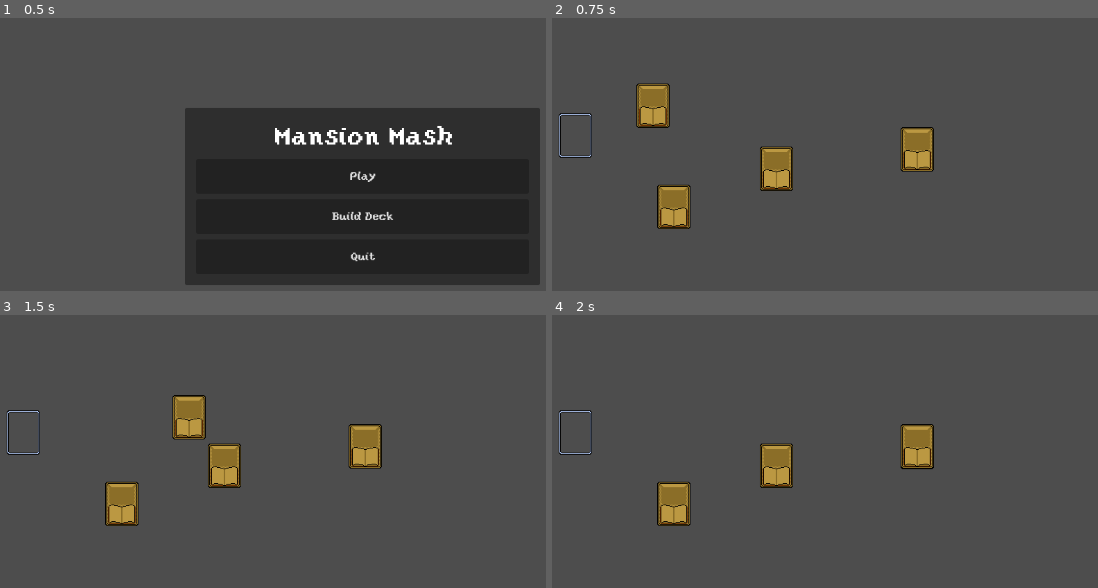
Above: before the commit, frames 1-4 (two rows, left to right).
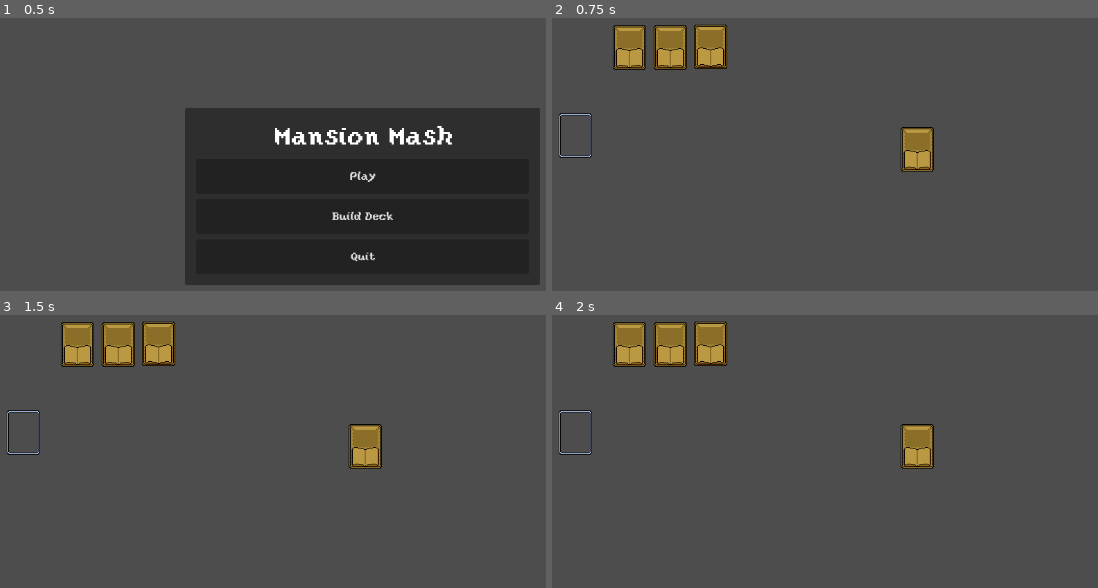
Above: after the commit, the same moments.

Repository: tharmoth/MansionMash
Game: Godot game, scene res://Scenes/Main.tscn
Same seed, same stepped clock (60 frames per second), same inputs: the game is played once before the commit and once after it.
Inputs (mouse positions are in pixels of both pictures, inside the frame that each line leads up to):
- Up to frame 1 (0.5 s): no input
- Up to frame 2 (0.75 s): click "Build Deck" at 0.5 s
- Up to frame 3 (1.5 s): tap Enter at 1.25 s; drag from (103, 402) to (365, 446) at 1.27 s
- Up to frame 4 (2 s): no input

Frame 1 is identical in both runs. In frame 2, 6.0% of the frame differs, in the area x 11-45%, y 2-78%; in frame 3, 6.0%; in frame 4, 5.0%.

Commit message:
deck updates

Diff:
--- a/Scenes/DeckBuilder/Deck.gd
+++ b/Scenes/DeckBuilder/Deck.gd
@@ -2,11 +2,6 @@
 
 @export var DragAndDropCard: PackedScene
 var top_of_deck = null
-
-# Called when the node enters the scene tree for the first time.
-func _ready():
-	pass # Replace with function body.
-
 
 # Called every frame. 'delta' is the elapsed time since the previous frame.
 func _process(delta):
--- a/Scenes/DeckBuilder/DeckHolder.gd
+++ b/Scenes/DeckBuilder/DeckHolder.gd
@@ -1,15 +1,9 @@
 extends Area2D
-
-
-# Called when the node enters the scene tree for the first time.
-func _ready():
-	pass # Replace with function body.
-
-
-# Called every frame. 'delta' is the elapsed time since the previous frame.
-func _process(delta):
-	pass
 
 func _on_body_entered(body):
 	if body.has_method("in_deck"):
 		body.in_deck(true)
+
+func _on_body_exited(body):
+	if body.has_method("in_deck"):
+		body.in_deck(false)
--- a/Scenes/DeckBuilder/deck_builder.tscn
+++ b/Scenes/DeckBuilder/deck_builder.tscn
@@ -11,13 +11,13 @@
 [node name="DeckBuilder" type="Node2D"]
 
 [node name="DragAndDropCard" parent="." instance=ExtResource("1_qolrm")]
-position = Vector2(199, 193)
+position = Vector2(165, 109)
 
 [node name="DragAndDropCard2" parent="." instance=ExtResource("1_qolrm")]
-position = Vector2(229, 339)
+position = Vector2(224, 109)
 
 [node name="DragAndDropCard3" parent="." instance=ExtResource("1_qolrm")]
-position = Vector2(377, 284)
+position = Vector2(282, 108)
 
 [node name="TrashPile" type="Area2D" parent="."]
 position = Vector2(87, 236)
@@ -43,4 +43,5 @@
 shape = SubResource("RectangleShape2D_tpqnk")
 
 [connection signal="body_entered" from="TrashPile" to="TrashPile" method="_on_body_entered"]
+[connection signal="body_exited" from="TrashPile" to="TrashPile" method="_on_body_exited"]
 [connection signal="body_exited" from="Deck" to="Deck" method="_on_body_exited"]
